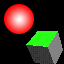
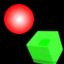
Before/after of a w=64, h=64 layered artwork. What changed in the layer stack:
painted on "Rectangle 1" over [25, 30, 64, 64]
